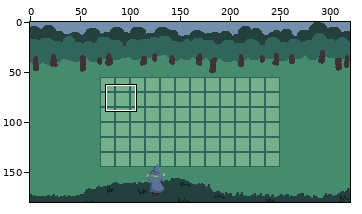
Pixel-art file -- assets_raw/background.aseprite. Above: a wide view before the commit, with the close-up outlined.
Close-up. First the earlier version:
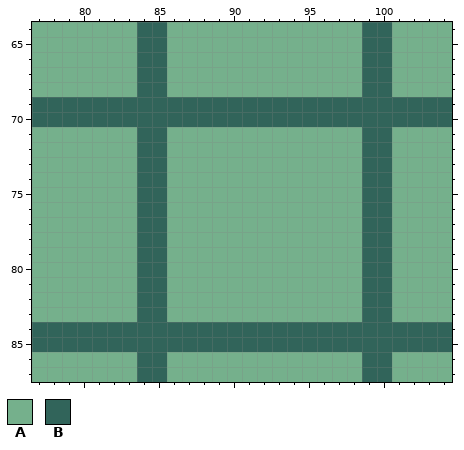
320x180 pixels, 1 frame. Shown: x 77..104, y 64..87.
Visible layers, top first: "Mage", "Cliff", "Field", "Trees Back", "Sky", "Grass".
Palette (. is transparent): A #75b08c  B #31645a
Pixels before, first column x 77:
64 AAAAAAABBAAAAAAAAAAAAABBAAAA
65 AAAAAAABBAAAAAAAAAAAAABBAAAA
66 AAAAAAABBAAAAAAAAAAAAABBAAAA
67 AAAAAAABBAAAAAAAAAAAAABBAAAA
68 AAAAAAABBAAAAAAAAAAAAABBAAAA
69 BBBBBBBBBBBBBBBBBBBBBBBBBBBB
70 BBBBBBBBBBBBBBBBBBBBBBBBBBBB
71 AAAAAAABBAAAAAAAAAAAAABBAAAA
72 AAAAAAABBAAAAAAAAAAAAABBAAAA
73 AAAAAAABBAAAAAAAAAAAAABBAAAA
74 AAAAAAABBAAAAAAAAAAAAABBAAAA
75 AAAAAAABBAAAAAAAAAAAAABBAAAA
76 AAAAAAABBAAAAAAAAAAAAABBAAAA
77 AAAAAAABBAAAAAAAAAAAAABBAAAA
78 AAAAAAABBAAAAAAAAAAAAABBAAAA
79 AAAAAAABBAAAAAAAAAAAAABBAAAA
80 AAAAAAABBAAAAAAAAAAAAABBAAAA
81 AAAAAAABBAAAAAAAAAAAAABBAAAA
82 AAAAAAABBAAAAAAAAAAAAABBAAAA
83 AAAAAAABBAAAAAAAAAAAAABBAAAA
84 BBBBBBBBBBBBBBBBBBBBBBBBBBBB
85 BBBBBBBBBBBBBBBBBBBBBBBBBBBB
86 AAAAAAABBAAAAAAAAAAAAABBAAAA
87 AAAAAAABBAAAAAAAAAAAAABBAAAA
The same view after the edit:
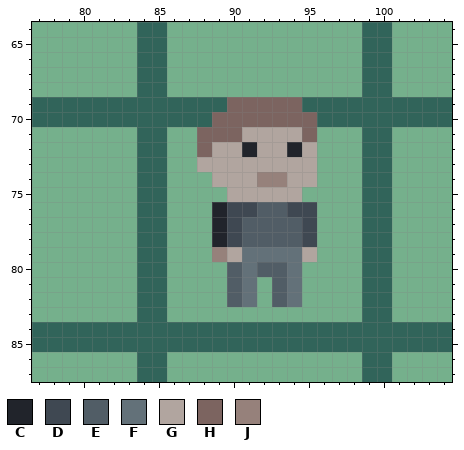
Colours new in this view: C #21242b  D #3f4852  E #515d66  F #637179  G #b1a59f  H #7c6460  J #96817b
The edit:
layer "soldier silhouette" added
Layer "soldier silhouette":
The author changed colour A to colour C in row 72 at x 91 and 94; in rows 76 to 78 at x 89.
The author changed colour A to colour D in row 76 at x 90 to 91 and 94 to 95; in rows 77 to 78 at x 90 and 95.
The author changed colour A to colour E in row 76 at x 92 to 93; in rows 77 to 78 at x 91 to 94; in row 80 at x 90 and 92 to 93; in rows 81 to 82 at x 90 and 93.
The author changed colour A to colour F in row 79 at x 91 to 94; in rows 80 to 82 at x 91 and 94.
The author changed colour A to colour G in row 71 at x 91 to 94; in row 72 at x 89 to 90, 92 to 93 and 95; in row 73 at x 88 to 95; in row 74 at x 89 to 91 and 94 to 95; in row 75 at x 90 to 94; in row 79 at x 90 and 95.
The author changed colour A to colour H in row 71 at x 88 to 90 and 95; in row 72 at x 88.
The author changed colour B to colour H in row 69 at x 90 to 94; in row 70 at x 89 to 95.
The author changed colour A to colour J in row 74 at x 92 to 93; in row 79 at x 89.
Pixel boxes of the changes (left, top, right, bottom) in both close-ups:
changed: (197, 97, 317, 307)
